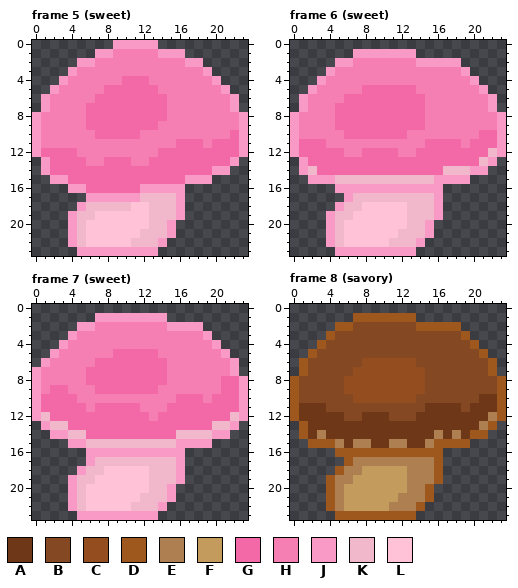
Edited in one commit: pixel-art file (Assets/Art/Grapples/mushroom.aseprite). Above: the version before the commit.
24x24 pixels, 28 frames. Colours within 5 levels of each other are drawn and written as one. Shown: frame 5 (sweet), frame 6 (sweet), frame 7 (sweet), frame 8 (savory). The commit also changed other frames, which this record leaves out.
Visible layers, top first: "cap", "floating stem".
Palette (. is transparent): A #6e3717  B #844822  C #944d1e  D #9e581e  E #ad7f51  F #c39c5d  G #f368a7  H #f57fb2  J #f99ac6  K #f1b7ca  L #ffc2d6
Pixels before, frame 5 (sweet), first column x 0:
 0 .........JJJJJ..........
 1 .......JJHHHHHJJJ.......
 2 .....JJHHHHHHHHHHJJ.....
 3 ....JHHHHHHHHHHHHHHJ....
 4 ...JHHHHHHGGGHHHHHHHJ...
 5 ..JHHHHHGGGGGGHHHHHHHJ..
 6 .JHHHHHGGGGGGGGHHHHHHHJ.
 7 .JHHHHGGGGGGGGGHHHHHHHJ.
 8 JHHHHHGGGGGGGGGHHHHHHHHJ
 9 JHHHHHGGGGGGGGHHHHHHHHHJ
10 JHHHHHHGGGGGHHHHHHHHHHGJ
11 JHHHHHHHHHHHHHHHGGGHGGGJ
12 JGGGGHHHHHHHHHGGGGGGGGGJ
13 .JGGGGHHGGGHHGGGGGGGGGJ.
14 .JGGGGGGGGGGGGGGGGGGJJ..
15 ..JJGGGGGGGGGGGGGJJJ....
16 ....JJGGGGGGJJJJJ.......
17 ......JJJJJJKKKKJ.......
18 .....JKKKKKLLKKKJ.......
19 ....JKKLLLLLLKKKJ.......
20 ....JKLLLLLLLKKJ........
21 ....JKLLLLLLKKKJ........
22 ....JKLLLLLKKKJ.........
23 .....JJJJJJJJJ..........
Pixels before, frame 6 (sweet), first column x 0:
 1 .......JJJJJJJ..........
 2 .....JJHHHHHHHJJJJJ.....
 3 ....JHHHHHHHHHHHHHHJ....
 4 ...JHHHHHHHHHHHHHHHHJ...
 5 ..JHHHHHGGGGGGHHHHHHHJ..
 6 .JHHHHGGGGGGGGGHHHHHHHJ.
 7 .JHHHGGGGGGGGGGHHHHHHHJ.
 8 JHHHHGGGGGGGGGGHHHHHHHHJ
 9 JHHHHGGGGGGGGGGHHHHHHHHJ
10 JHHHHHGGGGGGGHHHHHHHHGGJ
11 JGGGHHHHHHHHHHHGGGGHGGGJ
12 JGGGGGHHGGGGHHGGGGGGGGKJ
13 .JGGGGGGGGGGGGGGGGGGGKJ.
14 .JKGGGGGGGGGGGGGGKKKJJ..
15 ..JJJKKKKKKKKKKKJJJJ....
16 .....JJJJJJJJJJJJ.......
17 ......JKKKKKKKKKJ.......
18 .....JKKLLLLLKKKJ.......
19 ....JKKLLLLLLKKKJ.......
20 ....JKLLLLLLLKKJ........
21 ....JKLLLLLLKKKJ........
22 ....JKLLLLLKKKJ.........
23 .....JJJJJJJJJ..........
Pixels before, frame 7 (sweet), first column x 0:
 1 .......JJJJJJJJ.........
 2 .....JJHHHHHHHHJJJJ.....
 3 ....JHHHHHHHHHHHHHHJ....
 4 ...JHHHHHHHHHHHHHHHHJ...
 5 ..JHHHHHHGGGGGHHHHHHHJ..
 6 .JHHHHHGGGGGGGGHHHHHHHJ.
 7 JHHHHHGGGGGGGGGHHHHHHHJ.
 8 JHHHHHGGGGGGGGGHHHHHHGGJ
 9 JHGGHHHGGGGGGGHHHHHHHGGJ
10 JGGGGHHHHHHHHHHHGGGHGGGJ
11 JGGGGGHGGGGGHHHGGGGGGGGJ
12 JKGGGGGGGGGGGHGGGGGGGGKJ
13 .JKKGGGGGGGGGGGGGGGGKKJ.
14 ..JJKKGGGGGGGGGGKKKKJJ..
15 ....JJKKKKKKKKKKJJJJ....
16 ......JJJJJJJJJJJ.......
17 ......JKKKKKKKKKJ.......
18 .....JKKLLLLLKKKJ.......
19 ....JKKLLLLLLKKKJ.......
20 ....JKLLLLLLLKKJ........
21 ....JKLLLLLLKKKJ........
22 ....JKLLLLLKKKJ.........
23 .....JJJJJJJJJ..........
Pixels before, frame 8 (savory), first column x 0:
 1 .......DDDDDDD..........
 2 .....DDBBBBBBBDDDDD.....
 3 ....DBBBBBBBBBBBBBBD....
 4 ...DBBBBBBBBBBBBBBBBD...
 5 ..DBBBBBBBBBBBBBBBBBBD..
 6 .DBBBBBBCCCCCCBBBBBBBBD.
 7 .DBBBBBCCCCCCCCBBBBBBBD.
 8 DBBBBBCCCCCCCCCBBBBBBBBD
 9 DBBBBBCCCCCCCCCBBBBBBBBD
10 DBBBBBBCCCCCCCBBBBBBBAAD
11 DAAABBBBBBBBBBBAAAABAAAD
12 DAAAAABBAAABBBAAAAAAAAED
13 .DAAAAAAAAAAAAAAAAAAAED.
14 .DAEAAAAAAAAAAAAEAEADD..
15 ..DDDEAEEAAEEAAEDDDD....
16 .....DDDDDDDDDDDD.......
17 ......DEEEEEEEEED.......
18 .....DEEFFFFFEEED.......
19 ....DEEFFFFFFEEED.......
20 ....DEFFFFFFFEED........
21 ....DEFFFFFFEEED........
22 ....DEFFFFFEEED.........
23 .....DDDDDDDDD..........
The same view after the edit:
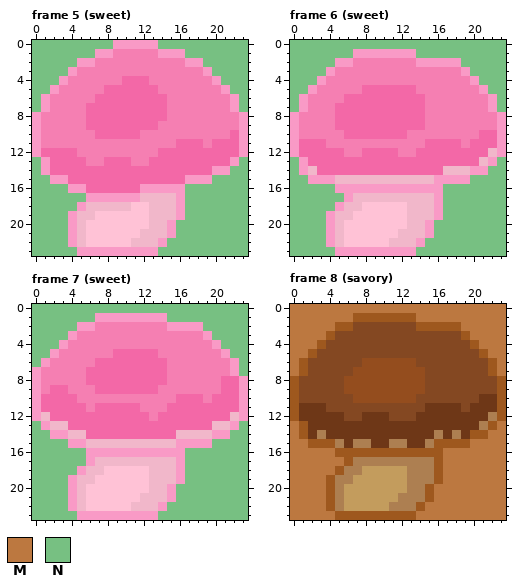
Colours new in this view: M #bc7840  N #77c082
The edit:
layer "BG" now shown
Frame 5 (sweet), layer "BG":
Colour N now appears in row 0 at x 0 to 8 and 14 to 23; in row 1 at x 0 to 6 and 17 to 23; in row 2 at x 0 to 4 and 19 to 23; in row 3 at x 0 to 3 and 20 to 23; in row 4 at x 0 to 2 and 21 to 23; in row 5 at x 0 to 1 and 22 to 23.
Colour N now appears in rows 6 to 7 at x 0 and 23; in row 13 at x 0 and 23; in row 14 at x 0 and 22 to 23; in row 15 at x 0 to 1 and 20 to 23; in row 16 at x 0 to 3 and 17 to 23; in row 17 at x 0 to 5 and 17 to 23.
Colour N now appears in row 18 at x 0 to 4 and 17 to 23; in row 19 at x 0 to 3 and 17 to 23; in rows 20 to 21 at x 0 to 3 and 16 to 23; in row 22 at x 0 to 3 and 15 to 23; in row 23 at x 0 to 4 and 14 to 23.
Frame 6 (sweet), layer "BG":
Colour N now appears in row 0 at x 0 to 23; in row 1 at x 0 to 6 and 14 to 23; in row 2 at x 0 to 4 and 19 to 23; in row 3 at x 0 to 3 and 20 to 23; in row 4 at x 0 to 2 and 21 to 23; in row 5 at x 0 to 1 and 22 to 23.
Colour N now appears in rows 6 to 7 at x 0 and 23; in row 13 at x 0 and 23; in row 14 at x 0 and 22 to 23; in row 15 at x 0 to 1 and 20 to 23; in row 16 at x 0 to 4 and 17 to 23; in row 17 at x 0 to 5 and 17 to 23.
Colour N now appears in row 18 at x 0 to 4 and 17 to 23; in row 19 at x 0 to 3 and 17 to 23; in rows 20 to 21 at x 0 to 3 and 16 to 23; in row 22 at x 0 to 3 and 15 to 23; in row 23 at x 0 to 4 and 14 to 23.
Frame 7 (sweet), layer "BG":
Colour N now appears in row 0 at x 0 to 23; in row 1 at x 0 to 6 and 15 to 23; in row 2 at x 0 to 4 and 19 to 23; in row 3 at x 0 to 3 and 20 to 23; in row 4 at x 0 to 2 and 21 to 23; in row 5 at x 0 to 1 and 22 to 23.
Colour N now appears in row 6 at x 0 and 23; in row 7 at x 23; in row 13 at x 0 and 23; in row 14 at x 0 to 1 and 22 to 23; in row 15 at x 0 to 3 and 20 to 23; in rows 16 to 17 at x 0 to 5 and 17 to 23.
Colour N now appears in row 18 at x 0 to 4 and 17 to 23; in row 19 at x 0 to 3 and 17 to 23; in rows 20 to 21 at x 0 to 3 and 16 to 23; in row 22 at x 0 to 3 and 15 to 23; in row 23 at x 0 to 4 and 14 to 23.
Frame 8 (savory), layer "BG":
Colour M now appears in row 0 at x 0 to 23; in row 1 at x 0 to 6 and 14 to 23; in row 2 at x 0 to 4 and 19 to 23; in row 3 at x 0 to 3 and 20 to 23; in row 4 at x 0 to 2 and 21 to 23; in row 5 at x 0 to 1 and 22 to 23.
Colour M now appears in rows 6 to 7 at x 0 and 23; in row 13 at x 0 and 23; in row 14 at x 0 and 22 to 23; in row 15 at x 0 to 1 and 20 to 23; in row 16 at x 0 to 4 and 17 to 23; in row 17 at x 0 to 5 and 17 to 23.
Colour M now appears in row 18 at x 0 to 4 and 17 to 23; in row 19 at x 0 to 3 and 17 to 23; in rows 20 to 21 at x 0 to 3 and 16 to 23; in row 22 at x 0 to 3 and 15 to 23; in row 23 at x 0 to 4 and 14 to 23.
